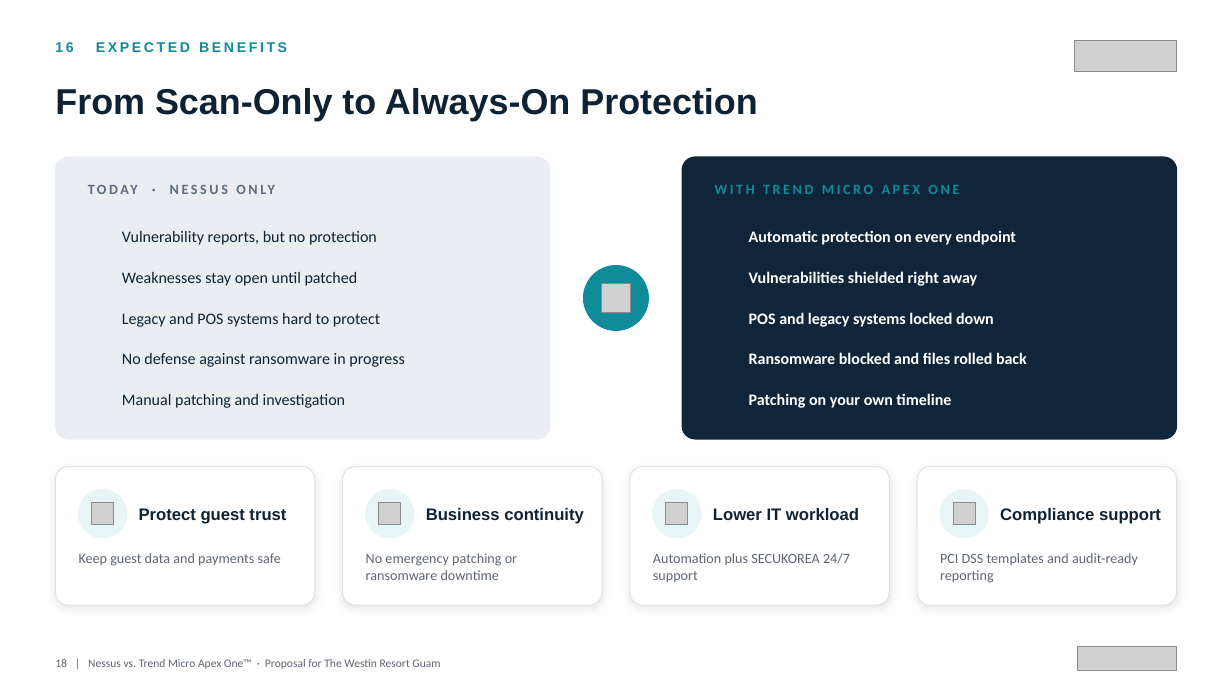
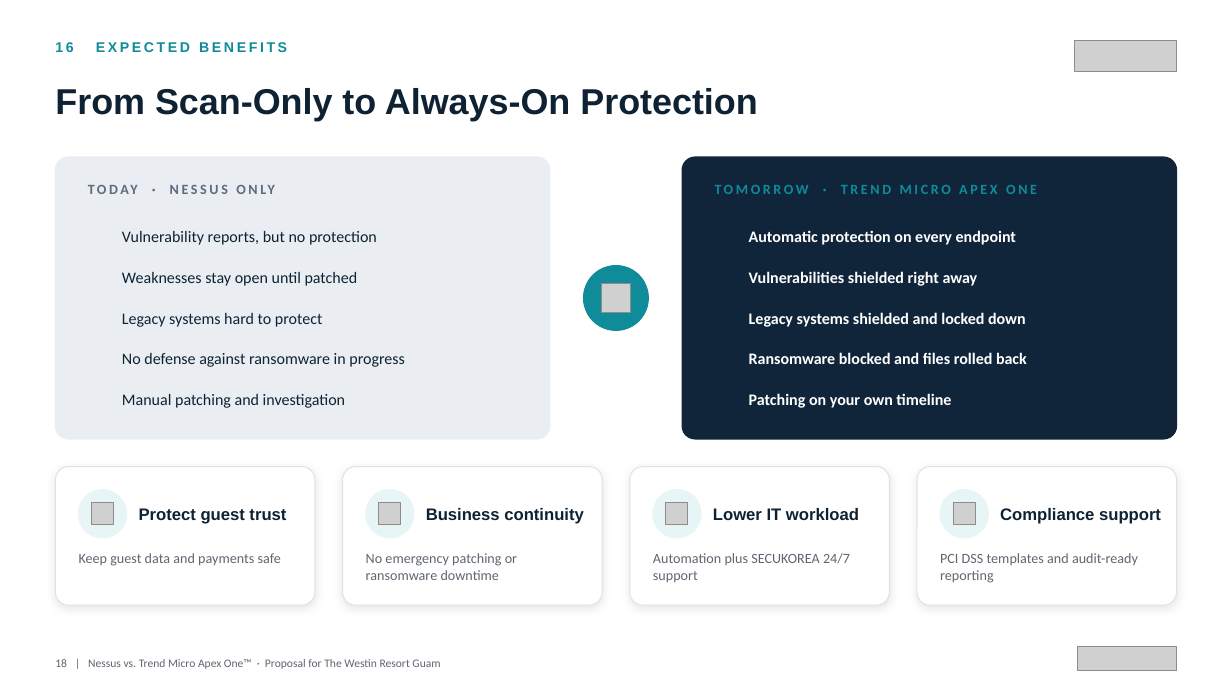
Before and after one commit to BigLee-Creator/Recommendations, a slide deck: slide 18 of ENG._Nessus_vs_Trend_Micro_Apex_One_Proposal_for_Westin_Resort_Guam_SECUKOREA.pptx. Drawn at 1232x693 pixels with LibreOffice and Linux fonts; fonts in the diff are those of the drawing; grey boxes stand for pictures; background and template pictures are left out. Boxes give left, top, right and bottom in pixels: in the first picture for what was removed or moved away, otherwise in the second. Text is boxed around its words. In the diff, an @@ line names an element or a change of style, - is before the commit and + after.

```diff
--- a/ENG._Nessus_vs_Trend_Micro_Apex_One_Proposal_for_Westin_Resort_Guam_SECUKOREA.pptx
+++ b/ENG._Nessus_vs_Trend_Micro_Apex_One_Proposal_for_Westin_Resort_Guam_SECUKOREA.pptx
@@ text at <box>715,185,1037,194</box>: text changed @@
-WITH TREND MICRO APEX ONE
+TOMORROW · TREND MICRO APEX ONE
@@ text at <box>122,313,322,327</box>: text changed @@
-Legacy and POS systems hard to protect
+Legacy systems hard to protect
@@ text at <box>749,312,1026,327</box>: text changed @@
-POS and legacy systems locked down
+Legacy systems shielded and locked down
```
Also in this commit, not shown: 10 other slides changed.
